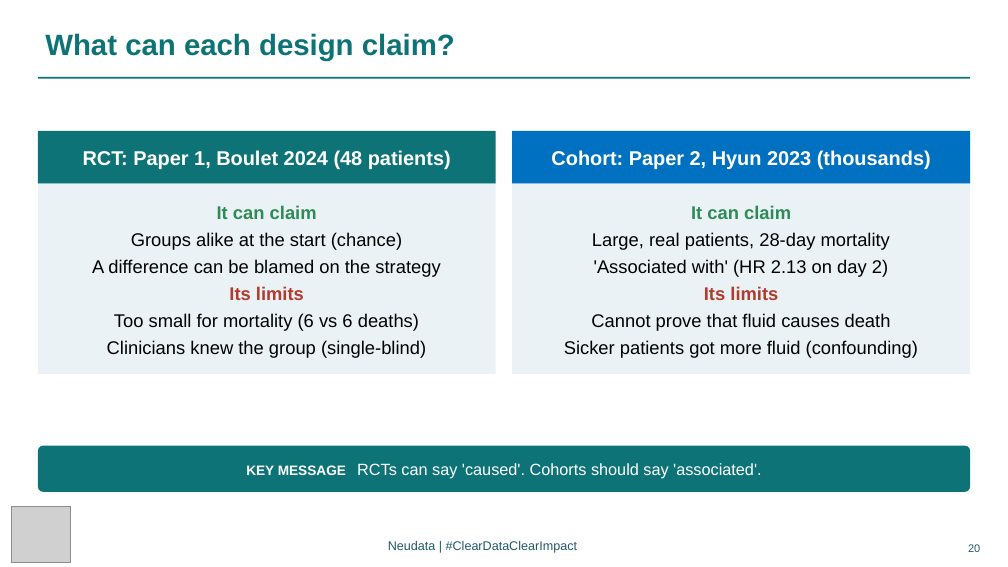
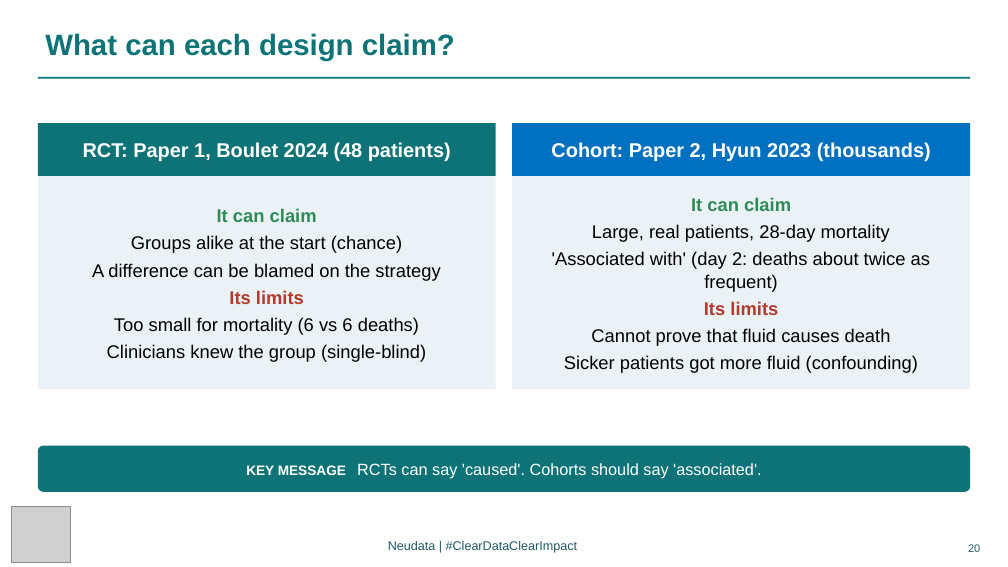
Before and after one commit to neu-data/FoundationsofClinicalResearch, a slide deck: slide 20 of en/files/slides/Session_3_EN.pptx. Drawn at 1008x567 pixels with LibreOffice and Linux fonts; fonts in the diff are those of the drawing; grey boxes stand for pictures. Boxes give left, top, right and bottom in pixels: in the first picture for what was removed or moved away, otherwise in the second. Text is boxed around its words. In the diff, an @@ line names an element or a change of style, - is before the commit and + after.

```diff
--- a/en/files/slides/Session_3_EN.pptx
+++ b/en/files/slides/Session_3_EN.pptx
@@ rectangle "RCT: Paper 1, Boulet 2024 ...": place and size @@
-rectangle "RCT: Paper 1, Boulet 2024 ..." at bbox=[38, 131, 496, 184]
+rectangle "RCT: Paper 1, Boulet 2024 ..." at bbox=[38, 123, 496, 176]
@@ rectangle "Cohort: Paper 2, Hyun 2023 ...": place and size @@
-rectangle "Cohort: Paper 2, Hyun 2023 ..." at bbox=[513, 131, 971, 184]
+rectangle "Cohort: Paper 2, Hyun 2023 ..." at bbox=[513, 123, 971, 176]
@@ rectangle "It can claim": place and size @@
-rectangle "It can claim" at bbox=[38, 184, 496, 374]
+rectangle "It can claim" at bbox=[38, 176, 496, 389]
@@ rectangle "It can claim": place and size @@
-rectangle "It can claim" at bbox=[513, 184, 971, 374]
+rectangle "It can claim" at bbox=[513, 176, 971, 389]
@@ text in rectangle at bbox=[552, 251, 930, 292]: text changed @@
-'Associated with' (HR 2.13 on day 2)
+'Associated with' (day 2: deaths about twice as frequent)
```
Also in this commit, not shown: 1 other slide changed, 19 other files.
